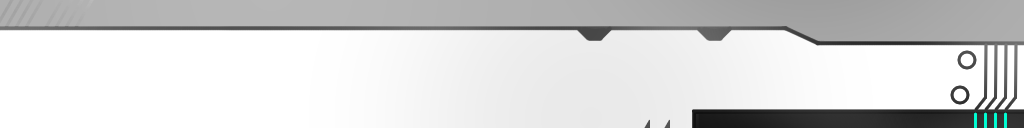
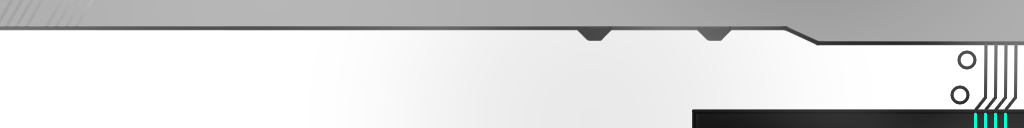
Revision of a layered 1024×128 image; what changed, layer by layer:
hid "颜料图层 8" over bbox(644, 119, 670, 128)
